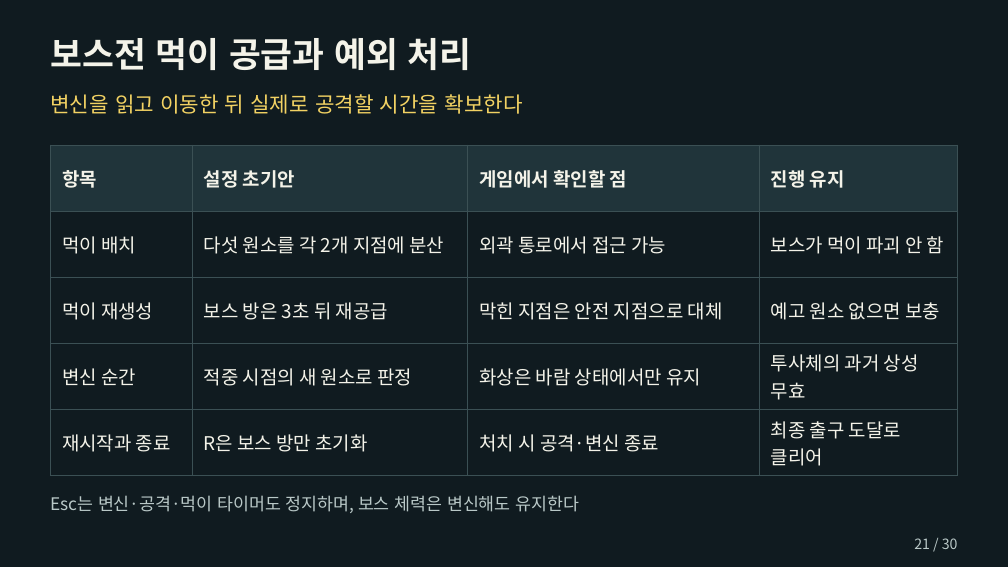
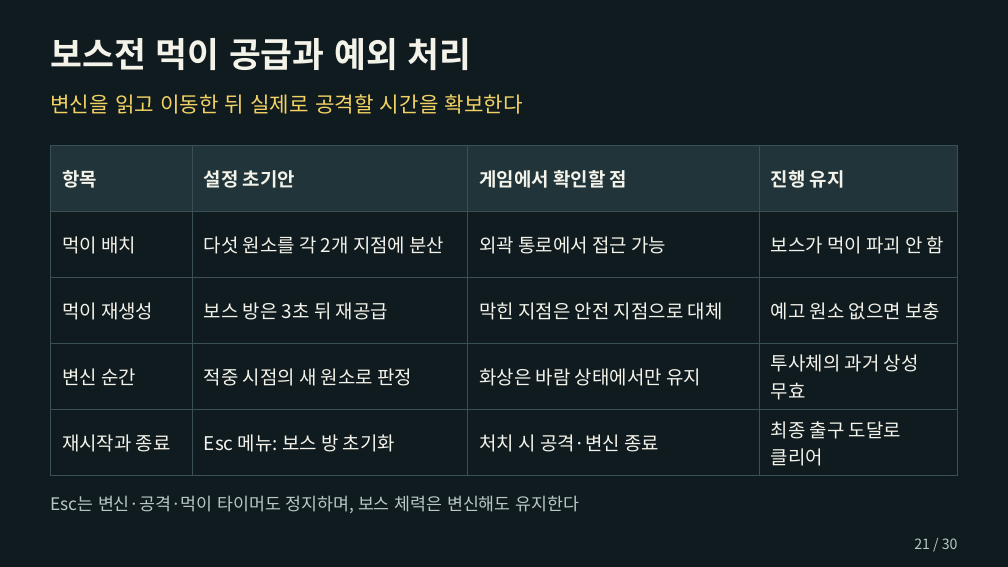
Before and after one commit to chanwhee0330/element-eater, a slide deck: slide 21 of outputs/planning/엘리먼트_이터_기획서_허찬휘.pptx. Drawn at 1008x567 pixels with LibreOffice and Linux fonts; fonts in the diff are those of the drawing. Boxes give left, top, right and bottom in pixels: in the first picture for what was removed or moved away, otherwise in the second. Text is boxed around its words. In the diff, an @@ line names an element or a change of style, - is before the commit and + after.

```diff
--- a/outputs/planning/엘리먼트_이터_기획서_허찬휘.pptx
+++ b/outputs/planning/엘리먼트_이터_기획서_허찬휘.pptx
@@ table at <box>51,145,958,476</box> @@
-row 5, column 2: R은 보스 방만 초기화
+row 5, column 2: Esc 메뉴: 보스 방 초기화
```
Also in this commit, not shown: 14 other slides changed, 6 other files.
